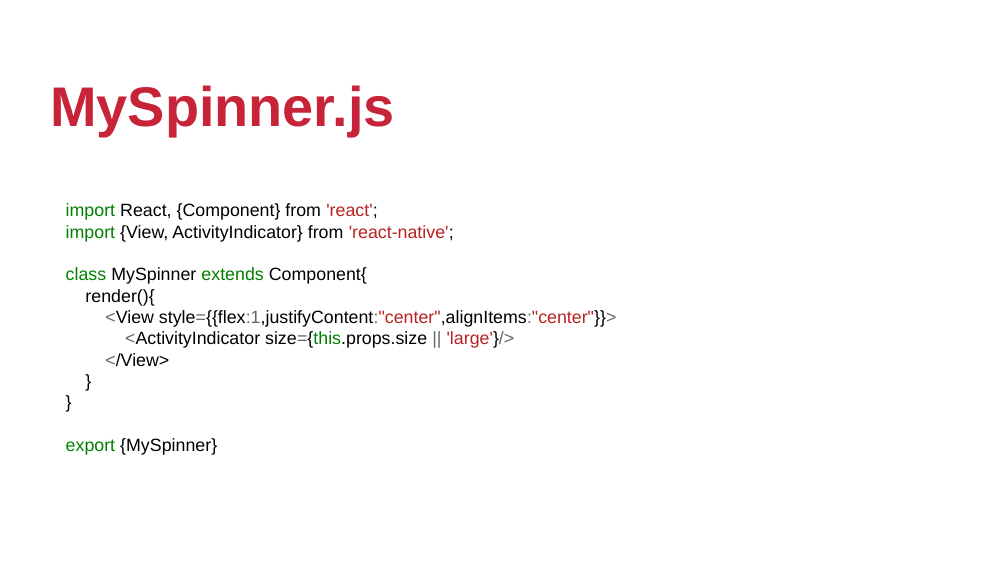
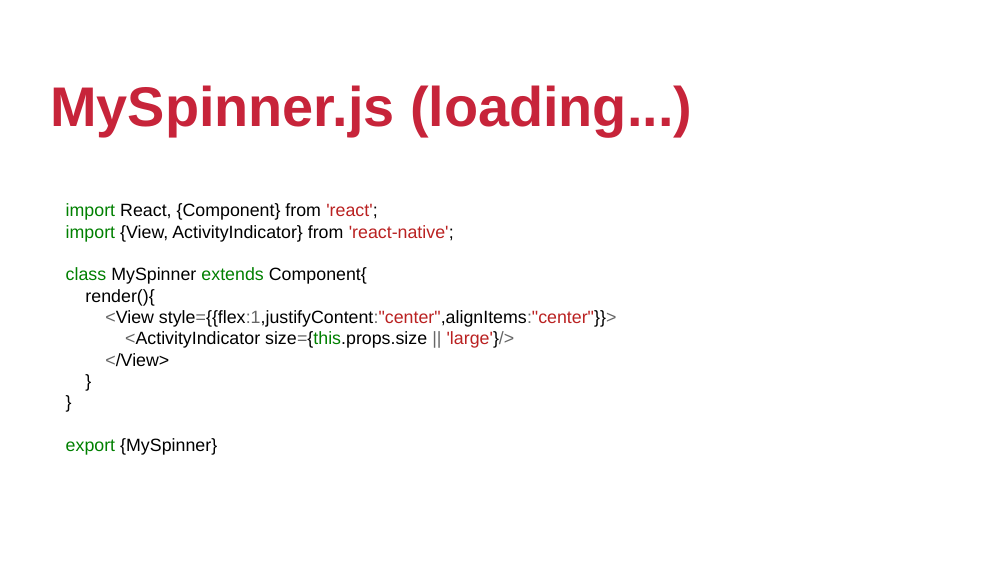
Before and after one commit to jeffersoncarvalho/PIDM-2019_2, a slide deck: slide 26 of SLIDES/parte2/aula05.odp (slide 27 before the commit). Drawn at 1008x567 pixels with LibreOffice and Linux fonts; fonts in the diff are those of the drawing; background and template pictures are left out. Boxes give left, top, right and bottom in pixels: in the first picture for what was removed or moved away, otherwise in the second. Text is boxed around its words. In the diff, an @@ line names an element or a change of style, - is before the commit and + after.

```diff
--- a/SLIDES/parte2/aula05.odp
+++ b/SLIDES/parte2/aula05.odp
@@ title at [50,85,692,136]: text changed @@
-MySpinner.js
+MySpinner.js (loading...)
```
Also in this commit, not shown: 9 other slides changed, 14 slides added, 14 slides removed, 9 other files.
